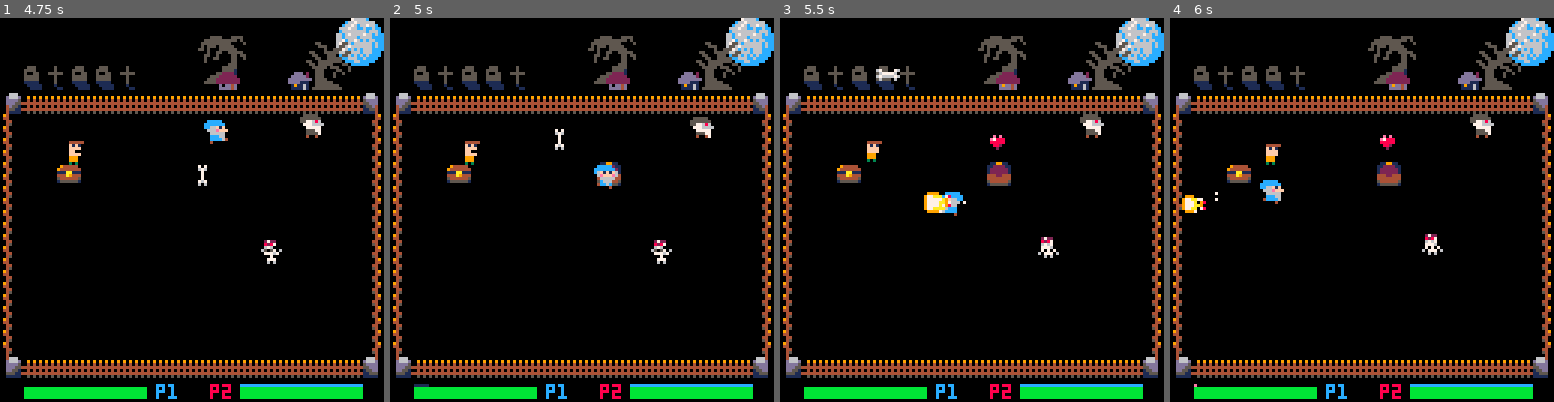
Above: before the commit, frames 1-4 (left to right).
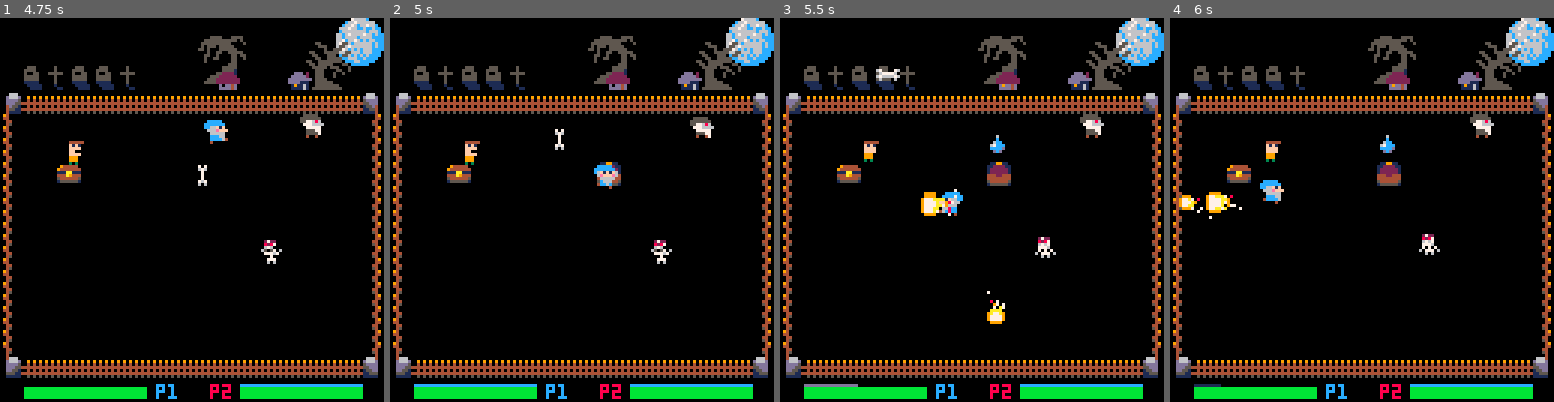
Above: after the commit, the same moments.

Repository: ravertass/wizardkingz
Game: PICO-8 cartridge wizardz.p8
Same seed, same stepped clock (60 frames per second), same inputs: the game is played once before the commit and once after it.
Inputs:
- Up to frame 1 (4.75 s): tap O (Z key) at 0.33, 0.7, 1.43, 2.22, 3.1, 3.98 s; tap X (X key) at 1.07, 2.07, 2.4, 2.73, 3.07, 3.4, 3.73, 4.07, 4.4, 4.73 s; hold Left 1.97-2.37 s; hold Down 2.42-2.82 s; hold Right 2.87-3.53 s; hold Up 3.58-4.08 s; hold Right 4.13-4.53 s; hold Down from 4.58 s (still down)
- Up to frame 2 (5 s): keep holding Down; tap O (Z key) at 4.87 s
- Up to frame 3 (5.5 s): tap X (X key) at 5.07, 5.4 s; release Down at 5.08 s; hold Left from 5.13 s (still down)
- Up to frame 4 (6 s): tap X (X key) at 5.73 s; tap O (Z key) at 5.75 s; release Left at 5.8 s; hold Up from 5.85 s (still down)

Frame 1 is identical in both runs. In frame 2, 0.3% of the frame differs, in the area x 6-39%, y 95-97%; in frame 3, 1.1%, in the area x 6-73%, y 30-97%; in frame 4, 1.0%.

Commit message:
Added super magic
It's fucking awesome

Diff:
--- a/wizardz.p8
+++ b/wizardz.p8
@@ -97,13 +97,15 @@
   mana = 83,
   meat = 99,
   cat = 98,
-  health = 114
+  health = 114,
+  fire = 115,
+  lightning = 97
 }
 
 chest_closed_spr = 112
 chest_open_spr = 113
 
-chest_types = {"bait", "mana", "mana_regen", "health"}
+chest_types = {"bait", "mana", "mana_regen", "health", "super_magic"}
 
 skull_spr = {205}
 skull_fx_sprs = {202, 203, 204}
@@ -543,6 +545,30 @@
       leave_bait(pl)
       pl.active_baits += 1
       pl.powerup_type = 0
+    elseif pl.powerup_type == "super_magic" then
+      throw_super_magic(pl)
+      pl.powerup_type = 0
+    end
+  end
+end
+
+function throw_super_magic(pl)
+  local vels = {-3, 0, 3}
+  throw_super_magic_with_vels(pl, vels)
+  vels = {-1, 0, 1}
+  throw_super_magic_with_vels(pl, vels)
+end
+
+function throw_super_magic_with_vels(pl, vels)
+  for x_vel in all(vels) do
+    for y_vel in all(vels) do
+      if not (y_vel == 0 and x_vel == 0) then
+        local vel = {
+          x = x_vel,
+          y = y_vel
+        }
+        shoot_fireball(pl.x, pl.y, vel, pl.projectile_type)
+      end
     end
   end
 end
@@ -1123,6 +1149,12 @@
     else
       sprite = powerup_spr["cat"]
     end
+  elseif pl.powerup_type == "super_magic" then
+    if pl.no == 0 then
+      sprite = powerup_spr["fire"]
+    else
+      sprite = powerup_spr["lightning"]
+    end
   end
 
   local draw_y = 120
@@ -1226,6 +1258,12 @@
         powerup_sprite = powerup_spr["meat"]
       else
         powerup_sprite = powerup_spr["cat"]
+      end
+    elseif c.type == "super_magic" then
+      if c.player == 0 then
+        powerup_sprite = powerup_spr["fire"]
+      else
+        powerup_sprite = powerup_spr["lightning"]
       end
     else
       powerup_sprite = powerup_spr[c.type]
@@ -1532,20 +1570,20 @@
 0099900000999000003b300000dcd00000ddd00010ddd01000d50550000d00000000000004400054000000000000000000000000000000000000000000000000
 00303000003030000000000000000000005050000050500000500000000500000000000000000005000000000000000000000000000000000000000000000000
 00000560000000000000000000000000001111000000000000000000000000000000000000000000000000000000000000000000000000000000000000000000
-00099976000000000005050000007000001878000011110000000000000000000000000000000000000000000000000000000000000000000000000000000000
-00999945000000000005550000094700007777000018780000000000000000000000000000000000000000000000000000000000000000000000000000000000
-0999444100000000000a5a0000944000007606000077770000000000000000000000000000000000000000000000000000000000000000000000000000000000
-04824440000000000005550000824000057777000576760000000000000000000000000000000000000000000000000000000000000000000000000000000000
-56784410000000000000000007740000525552505255525000000000000000000000000000000000000000000000000000000000000000000000000000000000
-77624100000000000000000000700000225552202255522000000000000000000000000000000000000000000000000000000000000000000000000000000000
+0009997600c0c0000005050000007000001878000011110000000000000000000000000000000000000000000000000000000000000000000000000000000000
+00999945000cc0000005550000094700007777000018780000000000000000000000000000000000000000000000000000000000000000000000000000000000
+0999444100c7c000000a5a0000944000007606000077770000000000000000000000000000000000000000000000000000000000000000000000000000000000
+048244400c777c000005550000824000057777000576760000000000000000000000000000000000000000000000000000000000000000000000000000000000
+56784410077777000000000007740000525552505255525000000000000000000000000000000000000000000000000000000000000000000000000000000000
+77624100007770000000000000700000225552202255522000000000000000000000000000000000000000000000000000000000000000000000000000000000
 57510000000000000000000000000000008080000080800000000000000000000000000000000000000000000000000000000000000000000000000000000000
 00000000011991100000000000000000008880000000000000000000000000000000000000000000000000000000000000000000000000000000000000000000
-000000001122221100e0e00000000000088dfd000088800000000000000000000000000000000000000000000000000000000000000000000000000000000000
-09444440122222210e7888000000000008ffff00088dfd0000000000000000000000000000000000000000000000000000000000000000000000000000000000
-9444444412222221088888000000000000ff000008ffff0000000000000000000000000000000000000000000000000000000000000000000000000000000000
-111aa11144422444008820000000000000ffff0000ffff0000000000000000000000000000000000000000000000000000000000000000000000000000000000
-444a94444444444400020000000000000034b0000034b00000000000000000000000000000000000000000000000000000000000000000000000000000000000
-5444444554444445000000000000000000b3400000b3400000000000000000000000000000000000000000000000000000000000000000000000000000000000
+000000001122221100e0e00000808000088dfd000088800000000000000000000000000000000000000000000000000000000000000000000000000000000000
+09444440122222210e7888000009900008ffff00088dfd0000000000000000000000000000000000000000000000000000000000000000000000000000000000
+94444444122222210888880000aaa00000ff000008ffff0000000000000000000000000000000000000000000000000000000000000000000000000000000000
+111aa111444224440088200009a7a90000ffff0000ffff0000000000000000000000000000000000000000000000000000000000000000000000000000000000
+444a94444444444400020000099799000034b0000034b00000000000000000000000000000000000000000000000000000000000000000000000000000000000
+5444444554444445000000000099900000b3400000b3400000000000000000000000000000000000000000000000000000000000000000000000000000000000
 15555551155555510000000000000000003030000030300000000000000000000000000000000000000000000000000000000000000000000000000000000000
 00000000000000000000000000000000000c0c000c0c0c000000cc00000000000000000000000000000000000000000000000000000000000000000000000000
 00009990000099900000000000000000ccc0777000c0777000c07770000000000000000000000000000000000000000000000000000000000000000000000000
